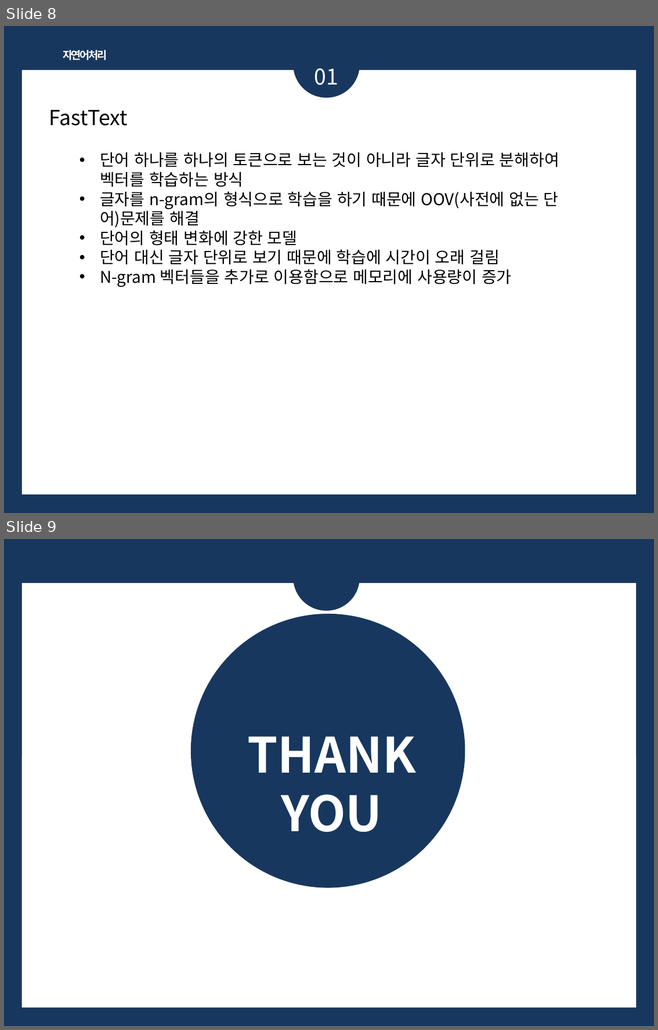
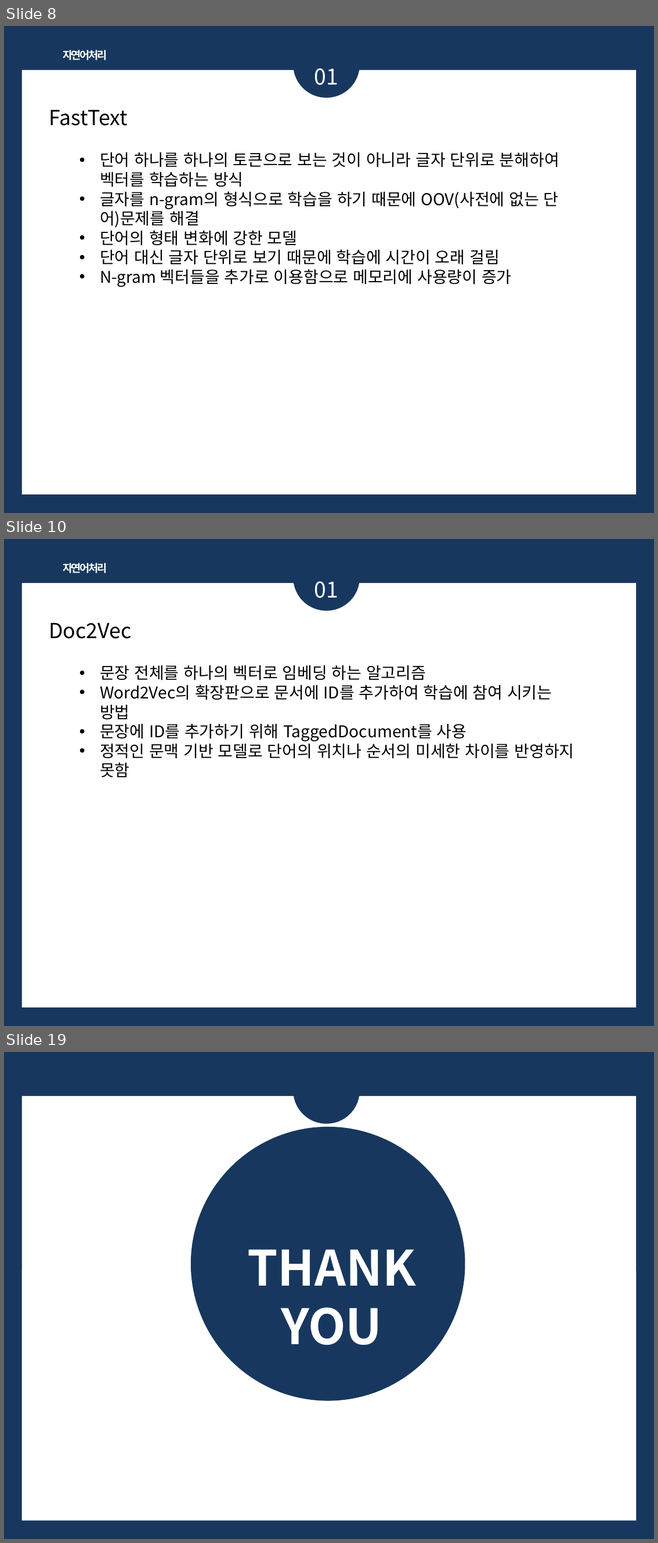
Before and after one commit to bsmoon-86/multicam_2025, a slide deck: PPT/자연어_임베딩.pptx. Shown one above the other, each under a label of ours: slides 8 and 9 before the commit, slides 8, 10 and 19 after it; the slides between them are not shown. The pictures are 658x1030 and 658x1543 pixels, drawn with LibreOffice and Linux fonts; fonts in the diff are those of the drawing. Boxes give left, top, right and bottom in pixels: in the first picture for what was removed or moved away, otherwise in the second. Text is boxed around its words. In the diff, an @@ line names an element or a change of style, - is before the commit and + after.

```diff
--- a/PPT/자연어_임베딩.pptx
+++ b/PPT/자연어_임베딩.pptx
@@ slide 10 added at [4,539,654,1026], background #17375E; not listed: 1 template element that a slide beside it also shows @@
@@ ellipse added at [293,544,360,610], fill #17375E @@
@@ text added at [63,563,107,573], 12 pt, text #FFFFFF, bold @@
+자연어처리
@@ text added at [314,581,338,598], 24 pt, text #FFFFFF @@
+01
@@ text added at [49,623,131,639], 23 pt, text #000000 @@
+Doc2Vec
@@ text added at [100,665,574,777], 18 pt, text #000000 @@
+• 문장 전체를 하나의 벡터로 임베딩 하는 알고리즘
+• Word2Vec의 확장판으로 문서에 ID를 추가하여 학습에 참여 시키는 방법
+• 문장에 ID를 추가하기 위해 TaggedDocument를 사용
+• 정적인 문맥 기반 모델로 단어의 위치나 순서의 미세한 차이를 반영하지 못함
@@ what was slide 9 is now slide 19 @@
```
Also in this commit, not shown: 9 other slides added.
